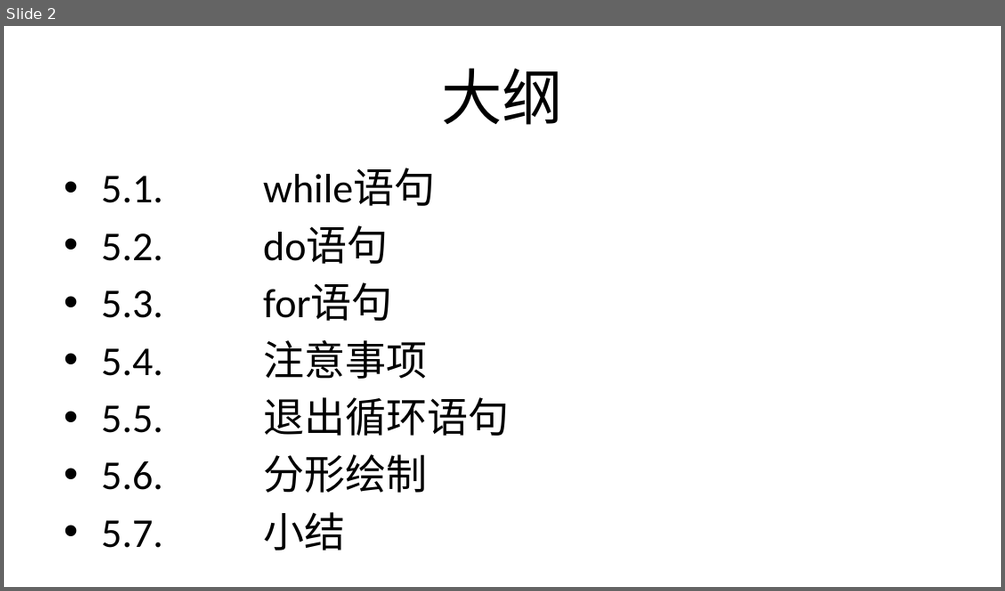
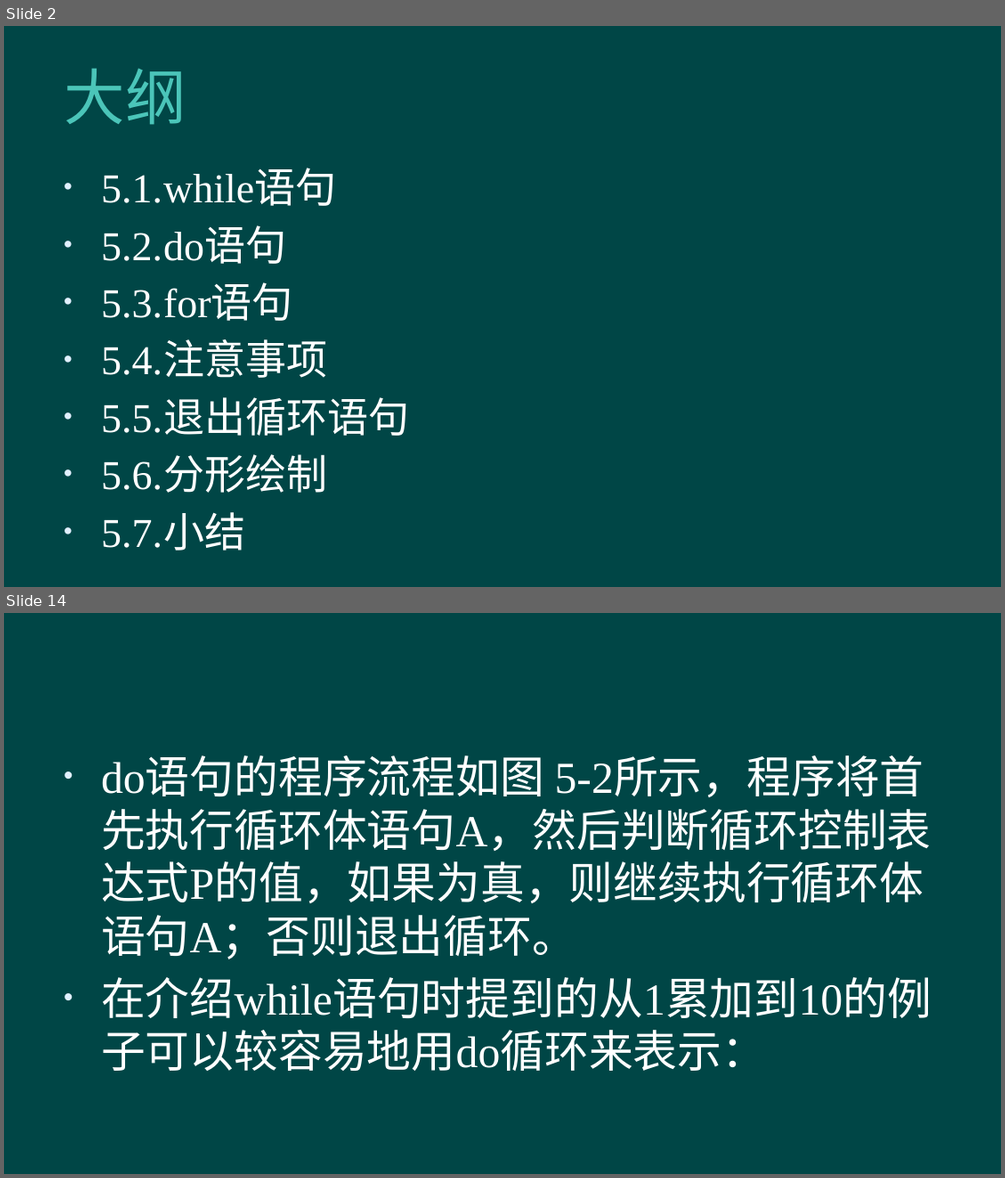
Before and after one commit to hanhonglei/Course_BasicGameProgramming, a slide deck: 第5章 循环结构程序设计/第5章 循环结构程序设计.pptx. Shown one above the other, each under a label of ours: slide 2 before the commit, slides 2 and 14 after it; the slides between them are not shown. The pictures are 1005x591 and 1005x1178 pixels, drawn with LibreOffice and Linux fonts; fonts in the diff are those of the drawing; background and template pictures are left out. Boxes give left, top, right and bottom in pixels: in the first picture for what was removed or moved away, otherwise in the second. Text is boxed around its words. In the diff, an @@ line names an element or a change of style, - is before the commit and + after.

```diff
--- a/第5章 循环结构程序设计/第5章 循环结构程序设计.pptx
+++ b/第5章 循环结构程序设计/第5章 循环结构程序设计.pptx
@@ slide 14 added at bbox=[4, 613, 1001, 1174], background #004646 @@
@@ text added at bbox=[101, 758, 931, 1018], 32 pt, text #FFFFFF @@
+• do语句的程序流程如图 5-2所示，程序将首先执行循环体语句A，然后判断循环控制表达式P的值，如果为真，则继续执行循环体语句A；否则退出循环。
+• 在介绍while语句时提到的从1累加到10的例子可以较容易地用do循环来表示：
@@ slide 2 changed as well @@
@@ background #FFFFFF to #004646 @@
@@ title "大纲" at bbox=[64, 68, 186, 125]: font Calibri to Lato, text colour #000000 to #4BC5B9, letter spacing 0 to 0.5 pt; alignment centre to left @@
@@ text "5.1. while语句" at bbox=[101, 171, 409, 550]: font Calibri to Times New Roman, text colour #000000 to #FFFFFF @@
```
Also in this commit, not shown: 1 other slide changed, 45 other slides added.
